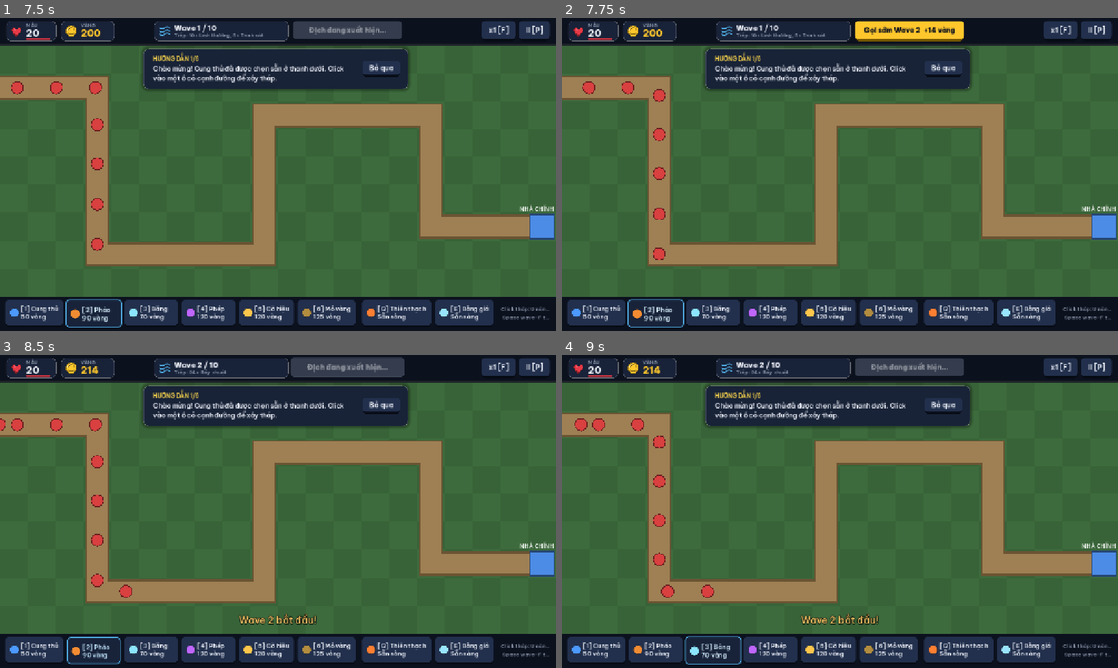
Above: before the commit, frames 1-4 (two rows, left to right).
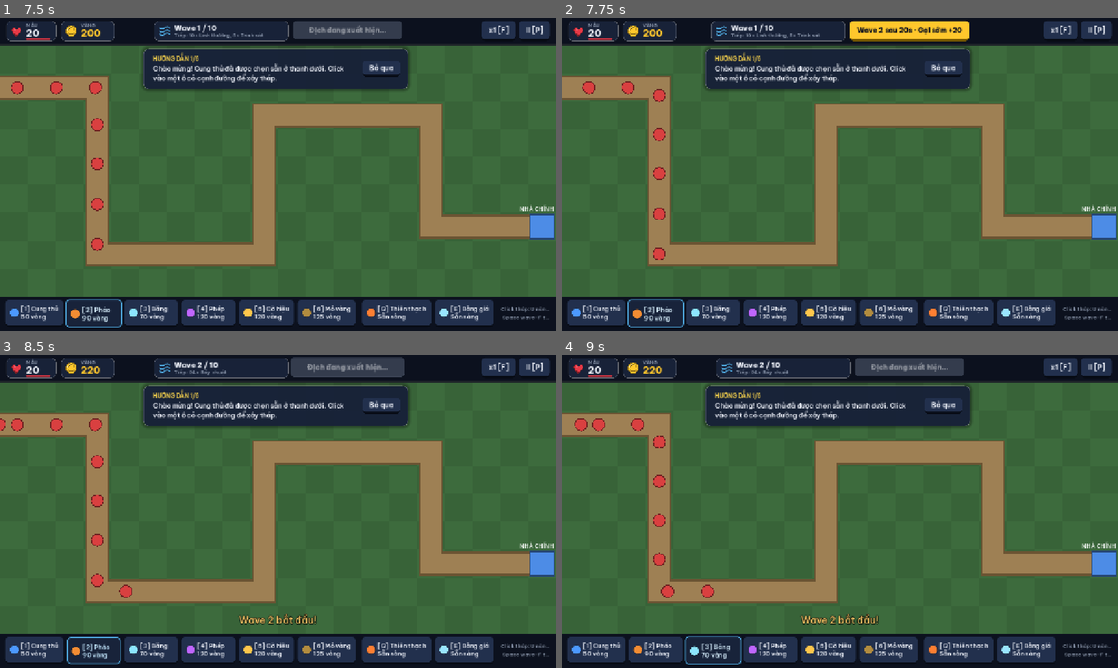
Above: after the commit, the same moments.

Repository: minhkhoitran1808-ux/my-space-game
Game: Godot game, scene res://scenes/menus/MainMenu.tscn
Two runs of this game, one before a commit and one after it. Both use one fixed random seed, a clock stepped at 60 frames per second and the inputs below.
Inputs:
- Up to frame 1 (7.5 s): click "Chơi" at 0.5 s; click "Chơi" at 1.25 s; click "Bắt đầu Wave 1 [Space]" at 2 s; click "x1 [F]" at 2.75 s; click "x2 [F]" at 3.5 s; click "x3 [F]" at 4.25 s; click "II [P]" at 5 s; click "Tiếp tục [P / Esc]" at 5.75 s; click "[1] Cung thủ 50 vàng" at 6.5 s; click "[2] Pháo 90 vàng" at 7.25 s
- Up to frame 2 (7.75 s): no input
- Up to frame 3 (8.5 s): click "Gọi sớm Wave 2 +14 vàng" (after the commit: "Wave 2 sau 20s · Gọi sớm +20") at 8 s
- Up to frame 4 (9 s): click "[3] Băng 70 vàng" at 8.75 s

Frame 1 is identical in both runs. In frame 2, 0.8% of the frame differs, in the area x 26-74%, y 0-8%; in frame 3, less than 0.1%; in frame 4, less than 0.1%.

Commit message:
Wave pacing: intermission countdown, early-call rewards, test waves
- After a wave finishes spawning, a 20 s countdown (LevelData
  intermission_seconds, pauses with the game) auto-starts the next
  wave; wave 1 still waits for the player. The wave button shows
  'Wave N in Xs - call early +X'.
- Calling early pays 1 gold per second skipped and shortens every
  ability cooldown by the same amount.
- reward_bonus becomes optional in wave files (default 15 + 3 x wave).
- Waves can carry a 'test' label (e.g. 'Heavy armour wave'): announced
  one wave ahead and highlighted in the wave preview.
- Smoke-test mains disable auto-start so the bots keep deciding when
  to call waves; a dedicated test covers the countdown.

Co-Authored-By: Claude Opus 5.5 <noreply@anthropic.com>
Claude-Session: https://claude.ai/code/session_018BkuVcu9zCGSmj6Xq9TjTi

Diff:
--- a/tower-defense/scripts/main/Main.gd
+++ b/tower-defense/scripts/main/Main.gd
@@ -85,6 +85,7 @@
 	wave_manager.spawning_finished.connect(_refresh_wave_button.unbind(1))
 	wave_manager.wave_completed.connect(_on_wave_completed)
 	wave_manager.wave_called_early.connect(_on_wave_called_early)
+	wave_manager.countdown_changed.connect(_refresh_wave_button.unbind(1))
 
 	# Kỹ năng
 	ability_manager.targeting_changed.connect(_on_ability_targeting_changed)
@@ -138,6 +139,7 @@
 		wave_manager.setup_endless(String(level.id), paths, map.get_air_paths())
 	else:
 		wave_manager.setup(level.waves_file, paths, map.get_air_paths())
+	wave_manager.intermission_time = level.intermission_seconds
 
 
 ## Thưởng meta đầu ván: nâng cấp vĩnh viễn (Cửa hàng) + đồ tiêu hao đã chuẩn bị ở Kho đồ
@@ -207,7 +209,8 @@
 			wave_manager.has_more_waves(),
 			wave_manager.is_early_call(),
 			wave_manager.get_early_call_bonus())
-	hud.set_next_wave_preview(next_wave, wave_manager.get_wave_composition(next_wave))
+	hud.set_next_wave_preview(next_wave, wave_manager.get_wave_composition(next_wave),
+			wave_manager.get_wave_label(next_wave))
 
 
 func _upgrade_selected_tower(branch: int = 0) -> void:
@@ -272,8 +275,10 @@
 	_refresh_wave_button()
 
 
+## Gọi sớm: +vàng = số giây bỏ qua, và mọi kỹ năng hồi nhanh hơn đúng chừng ấy giây.
 func _on_wave_called_early(wave_number: int, bonus: int) -> void:
-	hud.show_message("Gọi sớm wave %d! +%d vàng" % [wave_number, bonus], Color(1.0, 0.85, 0.3))
+	ability_manager.reduce_cooldowns(bonus)
+	hud.show_message("Gọi sớm wave %d! +%d vàng, kỹ năng hồi nhanh %ds" % [wave_number, bonus, bonus], Color(1.0, 0.85, 0.3))
 
 
 func _on_wave_completed(wave_number: int, reward_bonus: int) -> void:
@@ -282,7 +287,11 @@
 		var mine: Tower = payout[0]
 		fx_manager.show_text(mine.global_position + Vector2(0, -30), "+%d" % payout[1], Color(1.0, 0.85, 0.3), 16)
 		tracker.gold_from_mines += payout[1]
-	if reward_bonus > 0:
+	# Wave kế tiếp là wave kiểm tra: báo trước một wave để người chơi kịp chuẩn bị.
+	var next_label := wave_manager.get_wave_label(wave_number + 1)
+	if not next_label.is_empty():
+		hud.show_message("Wave sau: %s!" % next_label, HUD.COLOR_RETRY)
+	elif reward_bonus > 0:
 		hud.show_message("Hoàn thành wave %d! +%d vàng" % [wave_number, reward_bonus], Color(0.5, 1.0, 0.5))
 	AudioManager.play(&"wave_complete")
 	_refresh_wave_button()
--- a/tower-defense/scripts/managers/AbilityManager.gd
+++ b/tower-defense/scripts/managers/AbilityManager.gd
@@ -79,6 +79,12 @@
 	return true
 
 
+## Giảm thời gian hồi của mọi kỹ năng (thưởng khi gọi wave sớm).
+func reduce_cooldowns(seconds: float) -> void:
+	for ability: AbilityData in _cooldowns.keys():
+		_cooldowns[ability] = maxf(_cooldowns[ability] - seconds, 0.001)
+
+
 func _process(delta: float) -> void:
 	for ability: AbilityData in _cooldowns.keys():
 		var remaining: float = maxf(_cooldowns[ability] - delta, 0.0)
--- a/tower-defense/scripts/managers/WaveManager.gd
+++ b/tower-defense/scripts/managers/WaveManager.gd
@@ -30,6 +30,8 @@
 signal wave_called_early(wave_number: int, bonus: int)
 signal all_waves_completed
 signal enemy_spawned(enemy: Enemy)
+## Đếm ngược giữa wave đổi sang giây mới (0 = hết đếm ngược).
+signal countdown_changed(seconds_left: int)
 
 ## Thư mục chứa các file EnemyData (.tres). Được quét tự động khi khởi động.
 @export_dir var enemies_folder: String = "res://resources/enemies"
@@ -49,8 +51,15 @@
 ## Vàng hạ địch tăng thêm chừng này mỗi wave (máu địch tăng nhanh hơn => không lăn cầu tuyết).
 const REWARD_GROWTH_PER_WAVE := 0.03
 ## Thưởng gọi sớm = EARLY_CALL_BASE_BONUS + EARLY_CALL_BONUS_PER_WAVE * số thứ tự wave được gọi.
-const EARLY_CALL_BASE_BONUS := 10
-const EARLY_CALL_BONUS_PER_WAVE := 2
+## Nghỉ giữa hai wave (giây). Hết giờ thì wave sau tự bắt đầu (nếu auto_start_waves).
+const DEFAULT_INTERMISSION := 20.0
+## Thưởng hết wave khi file wave không ghi "reward_bonus": 15 + 3 × số thứ tự wave.
+const CLEAR_BONUS_BASE := 15
+const CLEAR_BONUS_PER_WAVE := 3
+
+## Đếm ngược giữa wave: tự gọi wave sau khi hết giờ. Smoke-test bot tắt để tự quyết khi nào gọi.
+var auto_start_waves := true
+var intermission_time := DEFAULT_INTERMISSION
 
 var _enemy_types: Dictionary = {} # StringName id -> EnemyData
 var _waves: Array = []
@@ -65,6 +74,9 @@
 ## Bộ đếm để chia đều địch vào các làn khi group không ghi "path".
 var _next_path_index := 0
 var _spawn_timer: Timer
+## Đếm ngược tới wave sau (chạy sau khi một wave sinh xong địch).
+var _intermission_timer: Timer
+var _last_countdown_second := -1
 
 
 func _ready() -> void:
@@ -74,6 +86,10 @@
 	_spawn_timer.one_shot = true
 	_spawn_timer.timeout.connect(_process_spawn_queue)
 	add_child(_spawn_timer)
+	_intermission_timer = Timer.new()
+	_intermission_timer.one_shot = true
+	_intermission_timer.timeout.connect(_on_intermission_timeout)
+	add_child(_intermission_timer)
 	_load_enemy_types()
 
 
@@ -131,14 +147,35 @@
 	return GameManager.is_playing() and not is_spawning() and has_more_waves()
 
 
-## Bắt đầu wave tiếp theo lúc này có phải là gọi sớm không.
+## Bắt đầu wave tiếp theo lúc này có phải là gọi sớm không (đang đếm ngược giữa wave).
 func is_early_call() -> bool:
-	return is_wave_in_progress()
-
-
-## Vàng thưởng nếu gọi sớm wave tiếp theo ngay bây giờ.
+	return get_countdown() > 0.0
+
+
+## Số giây còn lại tới khi wave sau tự bắt đầu (0 = không đếm ngược, vd trước wave 1).
+func get_countdown() -> float:
+	return _intermission_timer.time_left if _intermission_timer and not _intermission_timer.is_stopped() else 0.0
+
+
+## Vàng thưởng nếu gọi sớm wave tiếp theo ngay bây giờ = số giây còn lại (làm tròn lên).
+## (Main cũng giảm hồi chiêu kỹ năng đúng chừng ấy giây.)
 func get_early_call_bonus() -> int:
-	return EARLY_CALL_BASE_BONUS + EARLY_CALL_BONUS_PER_WAVE * (get_current_wave_number() + 1)
+	return ceili(get_countdown())
+
+
+## Nhãn "wave kiểm tra" của wave số `wave_number` (rỗng nếu là wave thường).
+func get_wave_label(wave_number: int) -> String:
+	if endless or wave_number < 1 or wave_number > _waves.size():
+		return ""
+	return str(_waves[wave_number - 1].get("test", ""))
+
+
+## Thưởng hết wave số `wave_number`: theo file wave, không ghi thì 15 + 3 × số wave.
+func get_clear_bonus(wave_number: int) -> int:
+	var wave: Dictionary = _waves[wave_number - 1]
+	if wave.has("reward_bonus"):
+		return int(wave.reward_bonus)
+	return CLEAR_BONUS_BASE + CLEAR_BONUS_PER_WAVE * wave_number
 
 
 ## Thành phần của một wave (số thứ tự từ 1), gộp theo loại địch:
@@ -171,6 +208,8 @@
 		return false
 	var early := is_early_call()
 	var early_bonus := get_early_call_bonus()
+	_intermission_timer.stop()
+	_last_countdown_second = -1
 	_current_wave_index += 1
 	if endless:
 		_ensure_wave(_current_wave_index)
@@ -184,6 +223,19 @@
 	wave_started.emit(get_current_wave_number())
 	_process_spawn_queue()
 	return true
+
+
+func _process(_delta: float) -> void:
+	# Báo đếm ngược mỗi khi sang giây mới (HUD cập nhật nút wave).
+	var seconds := ceili(get_countdown())
+	if seconds != _last_countdown_second:
+		_last_countdown_second = seconds
+		countdown_changed.emit(seconds)
+
+
+func _on_intermission_timeout() -> void:
+	if auto_start_waves:
+		start_next_wave()
 
 
 # --- Đọc dữ liệu ----------------------------------------------------------------
@@ -301,6 +353,8 @@
 		return
 	var finished_wave := _spawning_wave_index
 	_spawning_wave_index = -1
+	if has_more_waves() and GameManager.is_playing():
+		_intermission_timer.start(intermission_time)
 	spawning_finished.emit(finished_wave + 1)
 	_check_wave_completed(finished_wave)
 
@@ -368,7 +422,7 @@
 	if wave_index == _spawning_wave_index or _alive_by_wave[wave_index] > 0:
 		return
 	_alive_by_wave.erase(wave_index)
-	var bonus := int(_waves[wave_index].get("reward_bonus", 0))
+	var bonus := get_clear_bonus(wave_index + 1)
 	GameManager.add_gold(bonus)
 	wave_completed.emit(wave_index + 1, bonus)
 	if not has_more_waves() and not is_wave_in_progress():
--- a/tower-defense/scripts/resources/LevelData.gd
+++ b/tower-defense/scripts/resources/LevelData.gd
@@ -18,6 +18,8 @@
 ## Xu (tiền meta) gốc của màn: thưởng cuối ván = coin_reward × (wave đã qua / tổng wave)^1.3,
 ## thắng được thêm 40%. Màn khó hơn nên cho nhiều hơn.
 @export var coin_reward: int = 150
+## Nghỉ giữa hai wave (giây); hết giờ wave sau tự bắt đầu. Gọi sớm được thưởng số giây còn lại.
+@export var intermission_seconds: float = 20.0
 
 
 ## Đọc nhanh số wave từ file JSON (để hiển thị ở màn chọn màn).
--- a/tower-defense/scripts/ui/HUD.gd
+++ b/tower-defense/scripts/ui/HUD.gd
@@ -200,7 +200,8 @@
 	elif not can_start:
 		start_wave_button.text = "Địch đang xuất hiện..."
 	elif is_early_call:
-		start_wave_button.text = "Gọi sớm Wave %d  +%d vàng" % [next_wave_number, early_bonus]
+		# Đang nghỉ giữa wave: early_bonus = số giây còn lại trước khi wave sau tự bắt đầu.
+		start_wave_button.text = "Wave %d sau %ds · Gọi sớm +%d" % [next_wave_number, early_bonus, early_bonus]
 		# Nút gọi sớm dùng màu vàng (token "gold economy") để báo có thưởng.
 		start_wave_button.theme_type_variation = &"GoldButton"
 	else:
@@ -208,7 +209,12 @@
 
 
 ## Hiện thành phần wave sắp tới, vd "Wave 4: 5× Bọc thép, 8× Lính thường".
-func set_next_wave_preview(wave_number: int, composition: Array[Dictionary]) -> void:
+## test_label khác rỗng: wave kiểm tra (vd "Wave giáp nặng"), tô màu cam để báo trước.
+func set_next_wave_preview(wave_number: int, composition: Array[Dictionary], test_label: String = "") -> void:
+	if test_label.is_empty():
+		next_wave_label.remove_theme_color_override("font_color")
+	else:
+		next_wave_label.add_theme_color_override("font_color", COLOR_RETRY)
 	if composition.is_empty():
 		next_wave_label.text = "Không còn wave nào"
 		next_wave_label.tooltip_text = ""
@@ -216,7 +222,8 @@
 	var parts := PackedStringArray()
 	for entry in composition:
 		parts.append("%d× %s" % [entry.count, entry.data.display_name])
-	next_wave_label.text = "Tiếp: %s" % ", ".join(parts)
+	next_wave_label.text = ("%s: %s" % [test_label, ", ".join(parts)]) if not test_label.is_empty() \
+			else "Tiếp: %s" % ", ".join(parts)
 	next_wave_label.tooltip_text = "Wave %d: %s" % [wave_number, ", ".join(parts)]
 
 
--- a/tower-defense/tests/smoke_test.gd
+++ b/tower-defense/tests/smoke_test.gd
@@ -45,6 +45,7 @@
 	await _test_tower_management()
 	await _test_tower_mechanics()
 	await _test_new_enemies()
+	await _test_wave_pacing()
 	await _test_match_flow()
 	await _test_level_flow()
 	await _test_abilities_and_flying()
@@ -358,6 +359,66 @@
 	await _free_main(main)
 
 
+# --- Phần 1q: nhịp wave (nghỉ giữa wave, gọi sớm, thưởng hết wave, wave kiểm tra) -----
+
+func _test_wave_pacing() -> void:
+	print("[1q] Nhịp wave")
+	var main := await _new_main()
+	var waves: WaveManager = main.wave_manager
+	var build: BuildManager = main.build_manager
+	waves.auto_start_waves = true
+	GameManager.add_gold(3000)
+	for order in [[3, Vector2i(4, 4)], [3, Vector2i(4, 7)], [0, Vector2i(5, 3)]]:
+		_choose(build, build.available_towers[order[0]])
+		build.try_place_tower(order[1])
+	build.cancel_build()
+
+	# Trước wave 1: không đếm ngược, chờ người chơi bấm.
+	for i in 120:
+		await get_tree().process_frame
+	_check(waves.get_current_wave_number() == 0 and waves.get_countdown() == 0.0, "wave 1 chờ người chơi bấm Start")
+	waves.start_next_wave()
+	while waves.is_spawning():
+		await get_tree().process_frame
+	_check(is_equal_approx(waves.get_countdown(), 20.0) or waves.get_countdown() > 19.9, "sinh xong wave 1: đếm ngược 20 giây")
+	await get_tree().process_frame
+	_check(main.hud.start_wave_button.text.contains("Wave 2 sau"), "nút wave hiện đếm ngược (%s)" % main.hud.start_wave_button.text)
+	var frames := 0
+	while waves.get_current_wave_number() == 1 and frames < 60 * 25:
+		await get_tree().process_frame
+		frames += 1
+	_check(waves.get_current_wave_number() == 2 and frames > 60 * 19, "hết 20 giây: wave 2 tự bắt đầu (%.1fs)" % (frames / 60.0))
+
+	# Gọi sớm: +vàng = số giây còn lại, kỹ năng hồi nhanh đúng chừng ấy.
+	var abilities: AbilityManager = main.ability_manager
+	var meteor: AbilityData = abilities.abilities[0]
+	abilities.cast(meteor, Vector2(640, 360))
+	while waves.is_spawning():
+		await get_tree().process_frame
+	for i in 60 * 5:
+		await get_tree().process_frame
+	var left := waves.get_countdown()
+	var gold_before := GameManager.gold
+	var cooldown_before := abilities.get_cooldown_remaining(meteor)
+	var bonus := waves.get_early_call_bonus()
+	waves.start_next_wave()
+	_check(bonus == ceili(left) and bonus >= 14 and bonus <= 16 and GameManager.gold >= gold_before + bonus, "gọi sớm còn %.1fs: +%d vàng" % [left, bonus])
+	_check(is_equal_approx(abilities.get_cooldown_remaining(meteor), cooldown_before - bonus), "gọi sớm: hồi chiêu kỹ năng giảm %d giây" % bonus)
+	_check(waves.get_countdown() == 0.0, "gọi xong thì dừng đếm ngược")
+
+	# Thưởng hết wave: file không ghi thì 15 + 3 × số wave.
+	waves._waves[4].erase("reward_bonus")
+	_check(waves.get_clear_bonus(5) == 30 and waves.get_clear_bonus(1) == int(waves._waves[0].reward_bonus), "thưởng hết wave: theo file, thiếu thì 15 + 3w")
+
+	# Wave kiểm tra được báo trước một wave.
+	waves._waves[5]["test"] = "Wave giáp nặng"
+	main._on_wave_completed(5, 0)
+	_check(main.hud.message_label.text == "Wave sau: Wave giáp nặng!", "báo trước wave kiểm tra (%s)" % main.hud.message_label.text)
+	main.hud.set_next_wave_preview(6, waves.get_wave_composition(6), waves.get_wave_label(6))
+	_check(main.hud.next_wave_label.text.begins_with("Wave giáp nặng:"), "xem trước wave tô nhãn kiểm tra")
+	await _free_main(main)
+
+
 # --- Phần 1c: nhịp trận (tốc độ, tạm dừng, xem trước, gọi sớm, hiệu ứng) -------
 
 func _test_match_flow() -> void:
@@ -406,7 +467,7 @@
 	var gold_before := GameManager.gold
 	var bonus := waves.get_early_call_bonus()
 	waves.start_next_wave()
-	_check(GameManager.gold == gold_before + bonus and bonus == 14, "gọi sớm wave 2 được thưởng %d vàng" % bonus)
+	_check(GameManager.gold == gold_before + bonus and bonus == 20, "gọi sớm ngay khi bắt đầu nghỉ: +20 vàng (%d)" % bonus)
 	var frames := 0
 	while waves.is_wave_in_progress() and frames < MAX_FRAMES_PER_RUN:
 		max_effects = maxi(max_effects, fx.get_active_effect_count())
@@ -1455,6 +1516,8 @@
 	var main := MAIN_SCENE.instantiate()
 	add_child(main)
 	await get_tree().process_frame
+	# Test tự quyết khi nào gọi wave; phần [1q] bật lại để kiểm tra đếm ngược.
+	main.wave_manager.auto_start_waves = false
 	return main
 
 
